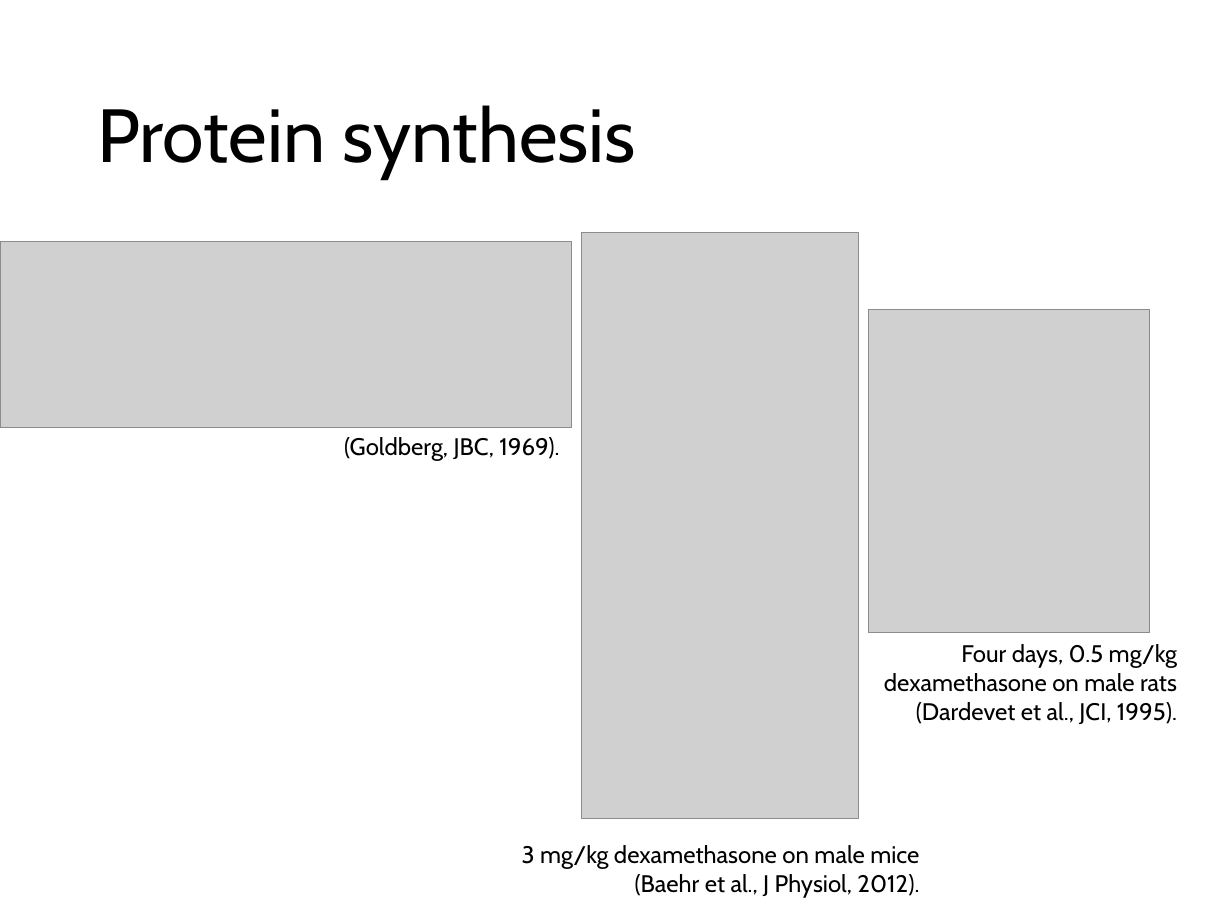
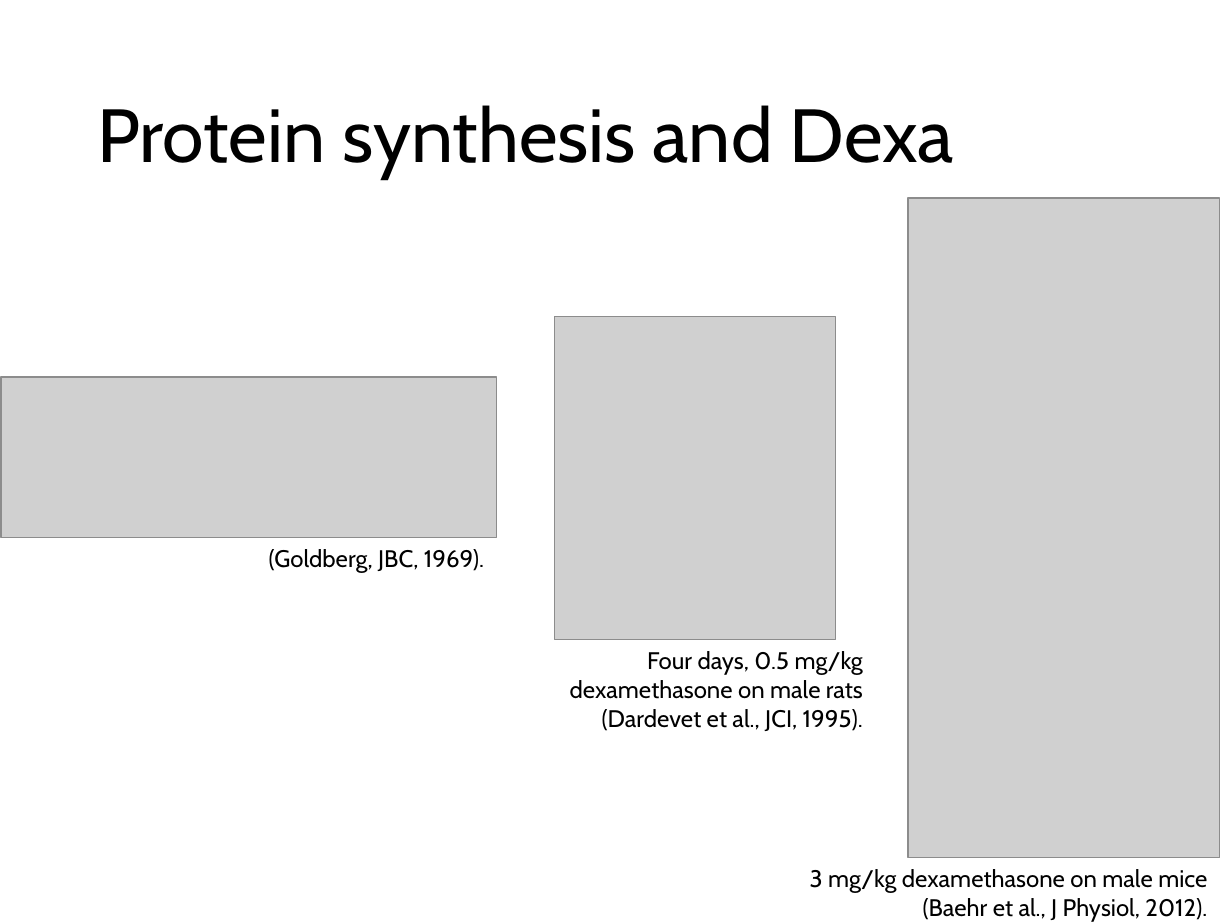
Before and after one commit to nvalexander/dissertation, a slide deck: slide 23 of defense.pptx. Drawn at 1232x924 pixels with LibreOffice and Linux fonts; fonts in the diff are those of the drawing; grey boxes stand for pictures. Boxes give left, top, right and bottom in pixels: in the first picture for what was removed or moved away, otherwise in the second. Text is boxed around its words. In the diff, an @@ line names an element or a change of style, - is before the commit and + after.

```diff
--- a/defense.pptx
+++ b/defense.pptx
@@ title at <box>97,105,954,178</box>: text changed @@
-Protein synthesis
+Protein synthesis and Dexa
@@ picture: place and size @@
-picture at <box>582,233,859,819</box>
+picture at <box>908,198,1220,857</box>
@@ picture: place and size @@
-picture at <box>869,309,1149,632</box>
+picture at <box>554,317,835,639</box>
@@ picture: place and size @@
-picture at <box>0,241,572,428</box>
+picture at <box>1,377,496,538</box>
@@ text "(Goldberg, JBC, 1969).": place and size @@
-text "(Goldberg, JBC, 1969)." at <box>344,437,559,461</box>
+text "(Goldberg, JBC, 1969)." at <box>269,549,484,573</box>
@@ text "Four days, 0.5 mg/kg dexamethasone ...": place and size @@
-text "Four days, 0.5 mg/kg dexamethasone ..." at <box>884,644,1177,724</box>
+text "Four days, 0.5 mg/kg dexamethasone ..." at <box>570,651,863,731</box>
@@ text "3 mg/kg dexamethasone on male ...": place and size @@
-text "3 mg/kg dexamethasone on male ..." at <box>522,845,919,898</box>
+text "3 mg/kg dexamethasone on male ..." at <box>810,869,1207,922</box>
```
Also in this commit, not shown: 1 other slide changed.
